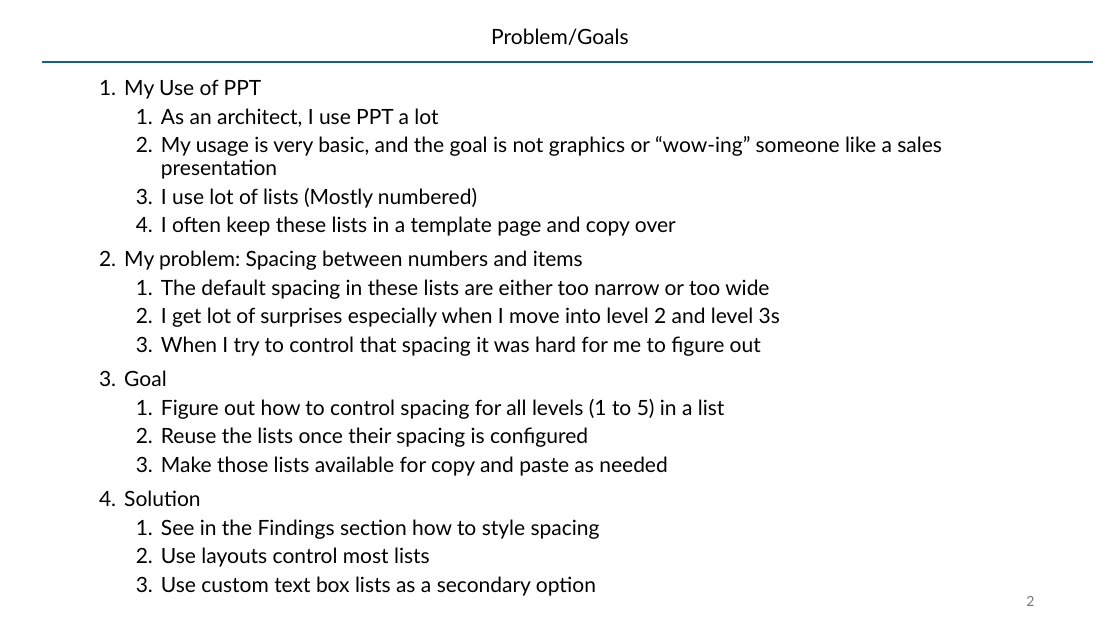
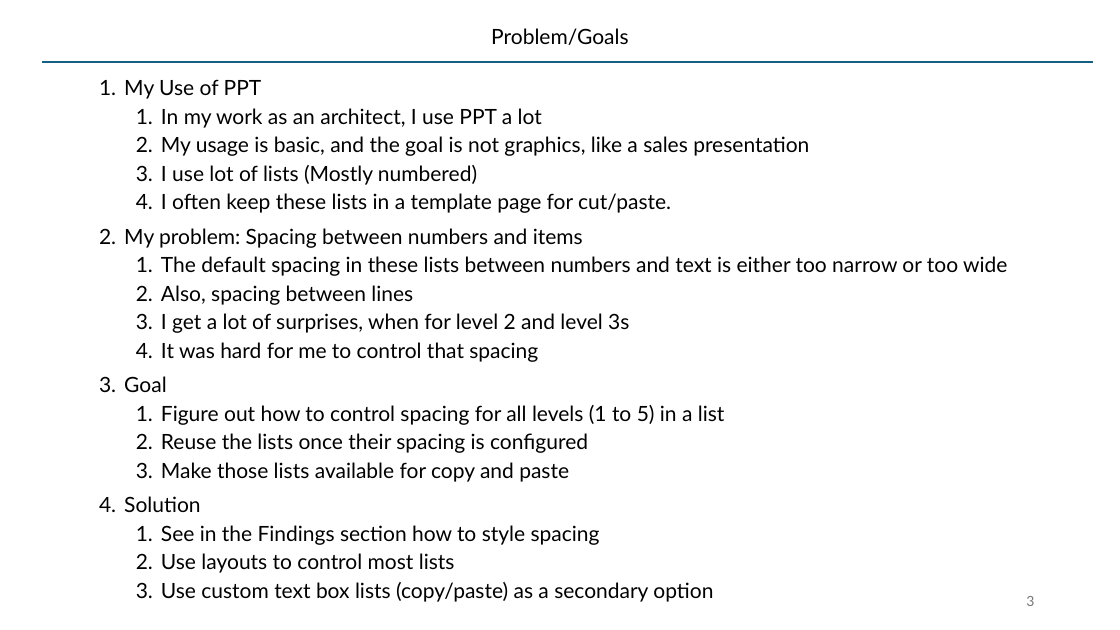
Before and after one commit to SatyaKomatineni/articles-repo, a slide deck: slide 3 of architecture/styling-lists-in-powerpoint.pptx (slide 2 before the commit). Drawn at 1120x630 pixels with LibreOffice and Linux fonts; fonts in the diff are those of the drawing. Boxes give left, top, right and bottom in pixels: in the first picture for what was removed or moved away, otherwise in the second. Text is boxed around its words. In the diff, an @@ line names an element or a change of style, - is before the commit and + after.

Commit message:
clarity to ppt master layouts

```diff
--- a/architecture/styling-lists-in-powerpoint.pptx
+++ b/architecture/styling-lists-in-powerpoint.pptx
@@ text at (161,108,809,156): text changed @@
-  1. As an architect, I use PPT a lot
-  2. My usage is very basic, and the goal is not graphics or “wow-ing” someone like a sales presentation
+  1. In my work as an architect, I use PPT a lot
+  2. My usage is basic, and the goal is not graphics, like a sales presentation
@@ text at (161,193,671,213): text changed @@
-  4. I often keep these lists in a template page and copy over
+  4. I often keep these lists in a template page for cut/paste.
@@ text at (161,256,1007,362): text changed @@
-  1. The default spacing in these lists are either too narrow or too wide
-  2. I get lot of surprises especially when I move into level 2 and level 3s
-  3. When I try to control that spacing it was hard for me to figure out
+  1. The default spacing in these lists between numbers and text is either too narrow or too wide
+  2. Also, spacing between lines
+  3. I get a lot of surprises, when for level 2 and level 3s
+  4. It was hard for me to control that spacing
@@ text at (161,462,569,482): text changed @@
-  3. Make those lists available for copy and paste as needed
+  3. Make those lists available for copy and paste
@@ text at (161,553,713,602): text changed @@
-  2. Use layouts control most lists
-  3. Use custom text box lists as a secondary option
+  2. Use layouts to control most lists
+  3. Use custom text box lists (copy/paste) as a secondary option
@@ page number at (1026,596,1034,606): text changed @@
-2
+3
```
Also in this commit, not shown: 7 other slides changed, 7 slides added.
